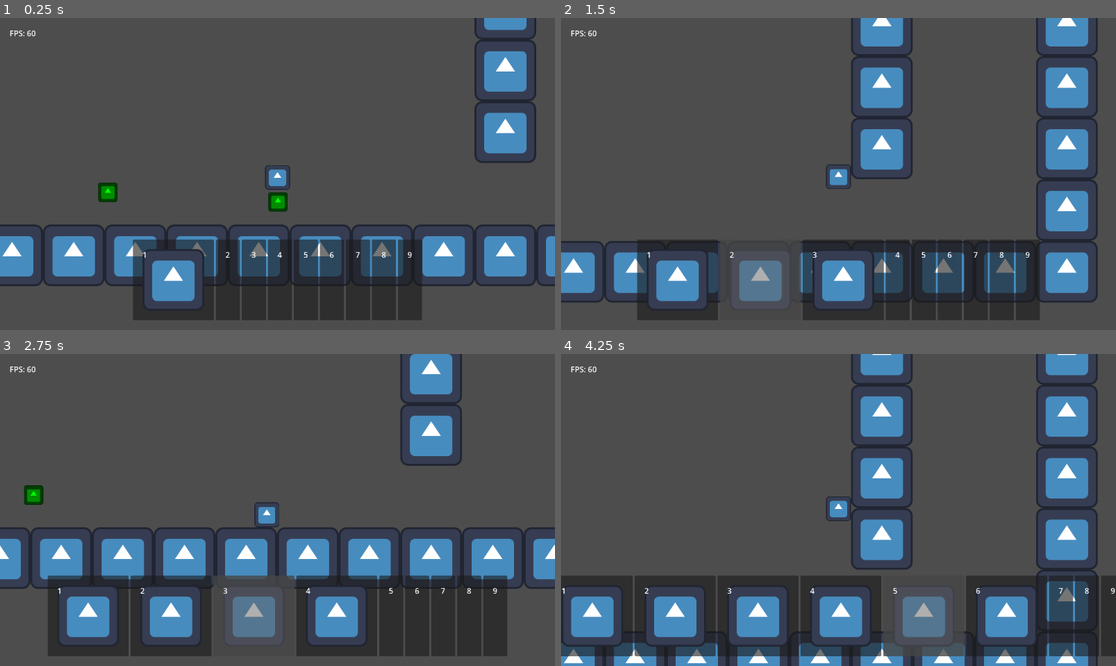
Above: before the commit, frames 1-4 (two rows, left to right).
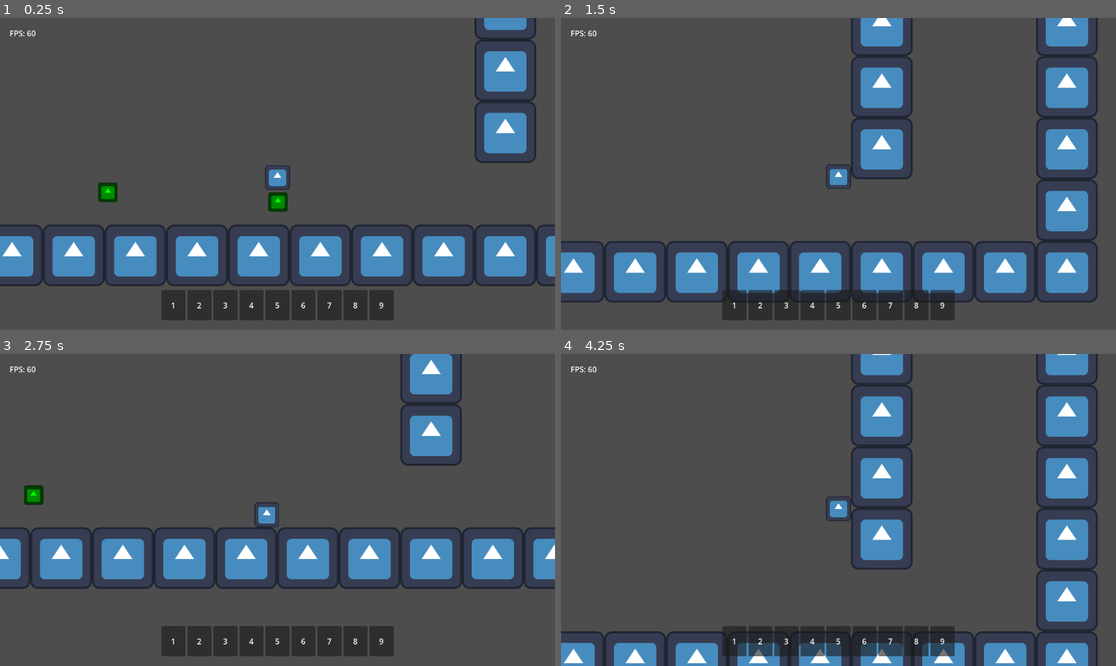
Above: after the commit, the same moments.

Repository: TheHumanMRP/RPG-Life-Tracker
Game: Godot game, scene res://Folders/Systems/Main/Scenes/main_scene.tscn
Same seed, same stepped clock (60 frames per second), same inputs: the game is played once before the commit and once after it. The engine's default icon, where the game draws it, is replaced by a stand-in: a white triangle on a blue panel in a dark square.
Inputs (mouse positions are in pixels of both pictures, inside the frame that each line leads up to):
- Up to frame 1 (0.25 s): no input
- Up to frame 2 (1.5 s): move the mouse to (733, 280) at 0.52 s; hold D (move_right) from 0.53 s (still down); tap I (add_test_sword) at 0.6, 1.35 s; click (733, 280) at 0.67 s; tap Space (jump) at 0.77 s; move the mouse to (788, 280) at 1.27 s; click (788, 280) at 1.42 s
- Up to frame 3 (2.75 s): tap Space (jump) at 1.52 s; move the mouse to (283, 616) at 2.02 s; release D (move_right) at 2.03 s; hold A (move_left) from 2.03 s (still down); tap I (add_test_sword) at 2.1 s; click (283, 616) at 2.17 s
- Up to frame 4 (4.25 s): move the mouse to (899, 616) at 2.77 s; release A (move_left) at 2.78 s; hold D (move_right) from 2.78 s (still down); tap I (add_test_sword) at 2.85, 3.6 s; click (899, 616) at 2.92 s; tap Space (jump) at 3.02, 3.77 s; move the mouse to (949, 616) at 3.52 s; click (949, 616) at 3.67 s

The runs differ from the first frame. In frame 1, 8.6% of the frame differs, in the area x 23-76%, y 71-97%; in frame 2, 13%; in frame 3, 15%; in frame 4, 18%, in the area x 0-100%, y 71-97%.
Error after the commit: Invalid call. Nonexistent function 'get_type' in base 'Resource (Sword)'. (res://Folders/Systems/Inventory_System/Scripts/item_entry.gd:12)

Commit message:
Auto commit at 2026-07-10 02:13:06

Diff:
--- a/Folders/Systems/Inventory_System/Items/Item_Types/base_item.gd
+++ b/Folders/Systems/Inventory_System/Items/Item_Types/base_item.gd
@@ -16,8 +16,5 @@
 	BASE_ITEM
 }
 
-func get_type() -> String:
-	return "base_item"
-
 func use(target) -> void:
 	pass
--- a/Folders/Systems/Inventory_System/Items/Item_Types/sword_class.gd
+++ b/Folders/Systems/Inventory_System/Items/Item_Types/sword_class.gd
@@ -6,6 +6,7 @@
 func setup(new_name: String, new_logo: Texture2D = null, new_base_durability: int = base_durability) -> void:
 	name = new_name
 	base_durability = new_base_durability
+	type = Item_Type.WEAPON
 
 func use(target) -> void:
 	if not target.has_method("take_damage"):
